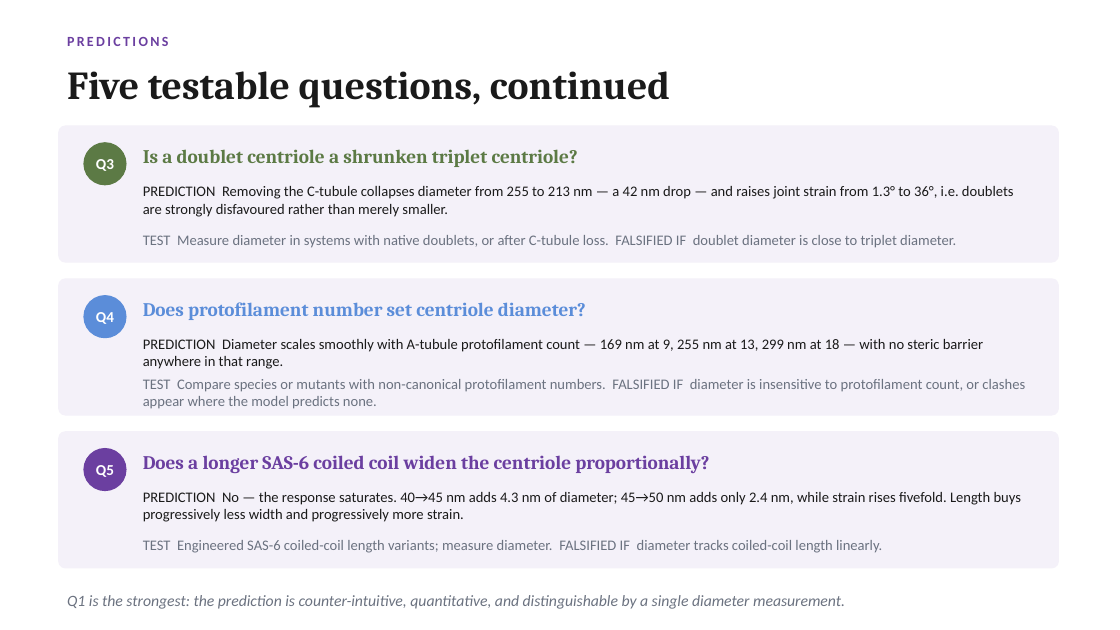
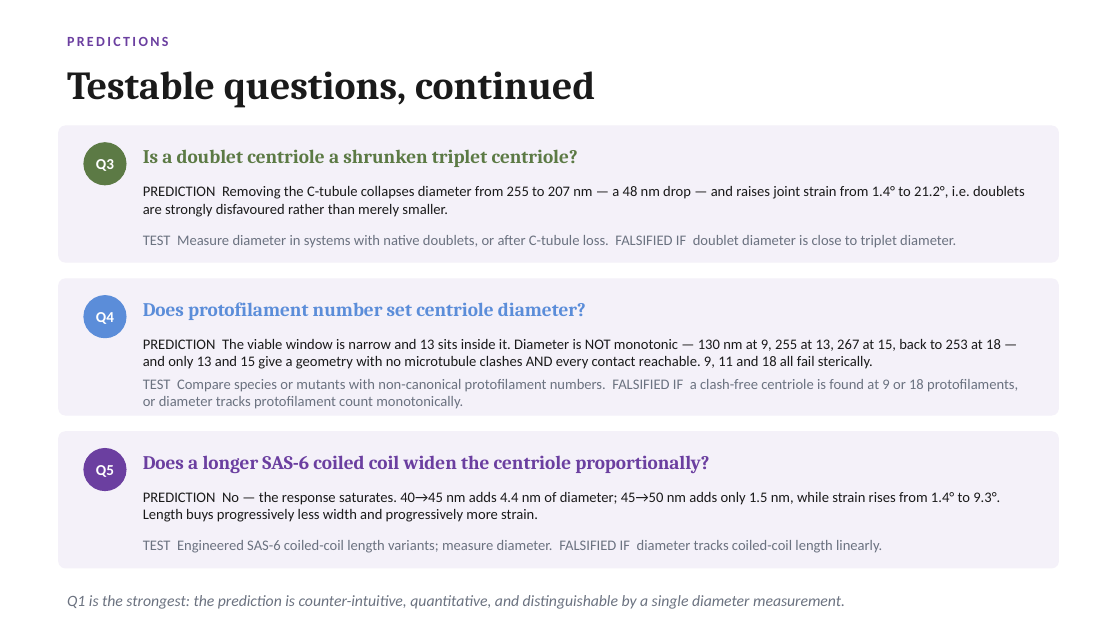
Before and after one commit to UPGON/CenGeometry, a slide deck: slide 6 of presentations/03_CenGeometry_Expert_Recommendations.pptx. Drawn at 1120x630 pixels with LibreOffice and Linux fonts; fonts in the diff are those of the drawing. Boxes give left, top, right and bottom in pixels: in the first picture for what was removed or moved away, otherwise in the second. Text is boxed around its words. In the diff, an @@ line names an element or a change of style, - is before the commit and + after.

```diff
--- a/presentations/03_CenGeometry_Expert_Recommendations.pptx
+++ b/presentations/03_CenGeometry_Expert_Recommendations.pptx
@@ text at <box>67,71,595,108</box>: text changed @@
-Five testable questions, continued
+Testable questions, continued
@@ text at <box>143,186,1025,217</box>: text changed @@
-PREDICTION Removing the C-tubule collapses diameter from 255 to 213 nm — a 42 nm drop — and raises joint strain from 1.3° to 36°, i.e. doublets are strongly disfavoured rather than merely smaller.
+PREDICTION Removing the C-tubule collapses diameter from 255 to 207 nm — a 48 nm drop — and raises joint strain from 1.4° to 21.2°, i.e. doublets are strongly disfavoured rather than merely smaller.
@@ text at <box>143,339,1001,369</box>: text changed @@
-PREDICTION Diameter scales smoothly with A-tubule protofilament count — 169 nm at 9, 255 nm at 13, 299 nm at 18 — with no steric barrier anywhere in that range.
+PREDICTION The viable window is narrow and 13 sits inside it. Diameter is NOT monotonic — 130 nm at 9, 255 at 13, 267 at 15, back to 253 at 18 — and only 13 and 15 give a geometry with no microtubule clashes AND every contact reachable. 9, 11 and 18 all fail sterically.
@@ text at <box>143,379,1018,409</box>: text changed @@
-TEST Compare species or mutants with non-canonical protofilament numbers. FALSIFIED IF diameter is insensitive to protofilament count, or clashes appear where the model predicts none.
+TEST Compare species or mutants with non-canonical protofilament numbers. FALSIFIED IF a clash-free centriole is found at 9 or 18 protofilaments, or diameter tracks protofilament count monotonically.
@@ text at <box>143,492,1000,522</box>: text changed @@
-PREDICTION No — the response saturates. 40→45 nm adds 4.3 nm of diameter; 45→50 nm adds only 2.4 nm, while strain rises fivefold. Length buys progressively less width and progressively more strain.
+PREDICTION No — the response saturates. 40→45 nm adds 4.4 nm of diameter; 45→50 nm adds only 1.5 nm, while strain rises from 1.4° to 9.3°. Length buys progressively less width and progressively more strain.
```
Also in this commit, not shown: 3 other slides changed, 1 slide added, 28 other files.
